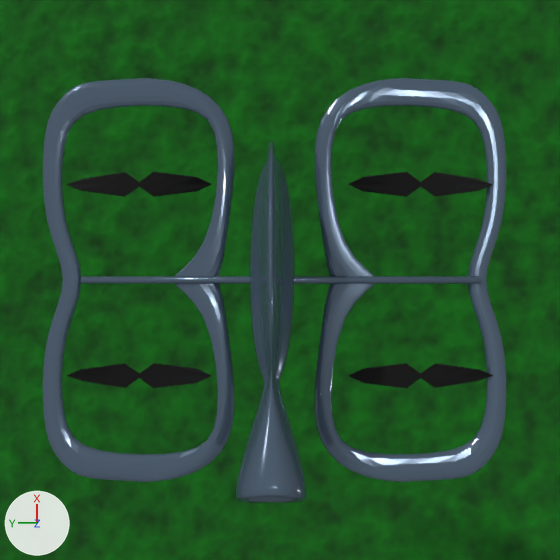
An edit to the Blender file blends/drone2_images.blend, drawn before and after from the same camera.
Camera for both pictures: the file's camera 'Camera'. Every picture has the same lights, and +X, +Y and +Z are marked at lower left.

Before the edit, the objects in view are built like this:
```python
ob_circle = bpy.data.objects.new('Circle', me_circle)
ob_circle.location = (0.0, 0.0, 0.0)
ob_circle.scale = (0.566, 1.05, 0.566)
ob_gun = bpy.data.objects.new('gun', me_sphere)
ob_gun.location = (-0.0046, 0.0015, -0.0044)
ob_plane = bpy.data.objects.new('Plane', me_plane)
ob_plane.location = (0.0, 0.001, 0.0)
ob_prop_1 = bpy.data.objects.new('prop_1', me_plane_002)
ob_prop_1.location = (-0.0179, 0.0263, 0.0)
ob_prop_1.scale = (0.16, 0.16, 0.16)
# also in view: 'Plane.001' at (0.0, 0.0, -0.0911); 'prop_3' at (0.0179, -0.0263, -0.0001); 'prop_2' at (0.0179, 0.0263, -0.0001); 'prop_4' at (-0.0179, -0.0263, -0.0001)
```
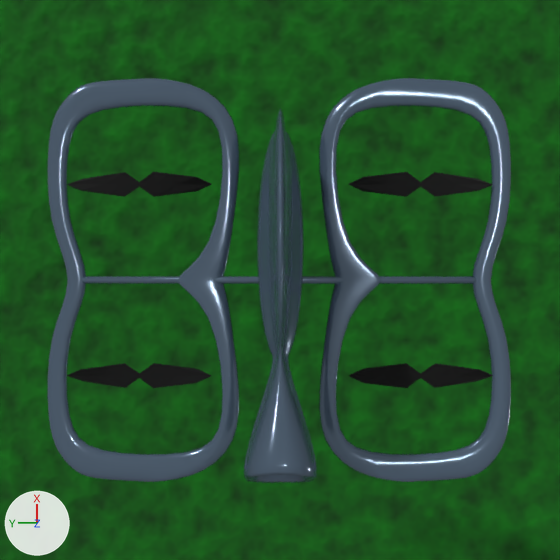
The change, as a diff of the scene's bpy script:
```diff
--- a/blends/drone2_images.blend.py
+++ b/blends/drone2_images.blend.py
@@ me_plane @@
 me_plane.from_pydata(...)  # 24 vertices, 12 faces; spans x -0.0381..0.0, y 0.0059..0.0439, z -0.0002..0.0
 # used by ob_plane; location = (0.0, 0.001, 0.0)
+# me_plane part 1: all faces are now shaded smooth (12 of 12 changed)
 me_plane.materials.append(mat_base)
@@ ob_gun @@
 ob_gun = bpy.data.objects.new('gun', me_sphere)
-ob_gun.location = (-0.0046, 0.0015, -0.0044)
+ob_gun.location = (0.0, 0.0, 0.0)
 _m = ob_gun.modifiers.new('Subdivision', 'SUBSURF')
@@ ob_circle @@
 ob_circle = bpy.data.objects.new('Circle', me_circle)
-ob_circle.location = (0.0, 0.0, 0.0)
+ob_circle.location = (0.0, 0.0007, -0.0009)
 ob_circle.scale = (0.566, 1.05, 0.566)
@@ ob_plane @@
 ob_plane = bpy.data.objects.new('Plane', me_plane)
-ob_plane.location = (0.0, 0.001, 0.0)
+ob_plane.location = (0.0, 0.0001, 0.0)
 _m = ob_plane.modifiers.new('Mirror', 'MIRROR')
```

What differs and where, as boxes (x1, y1, x2, y2) in the pictures (560 x 560 px):
'Plane', shading changed, moved: before (43, 78, 506, 482); after (47, 78, 511, 482)
'gun', moved: before (236, 140, 306, 503); after (244, 109, 317, 483)
'Circle', moved: before (81, 276, 481, 284); after (81, 276, 476, 284)
